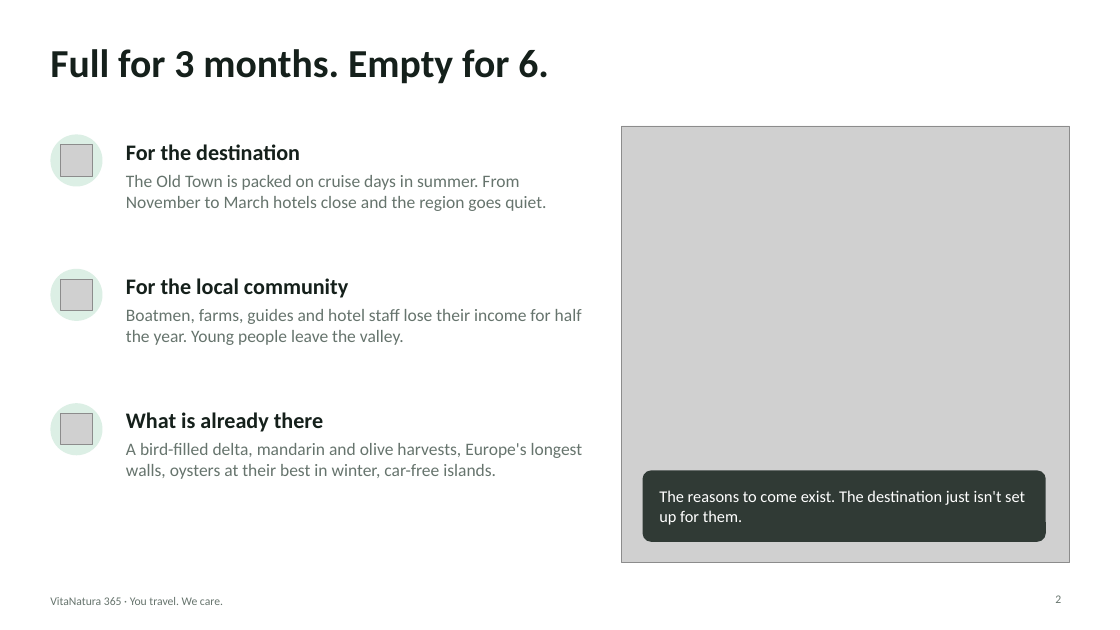
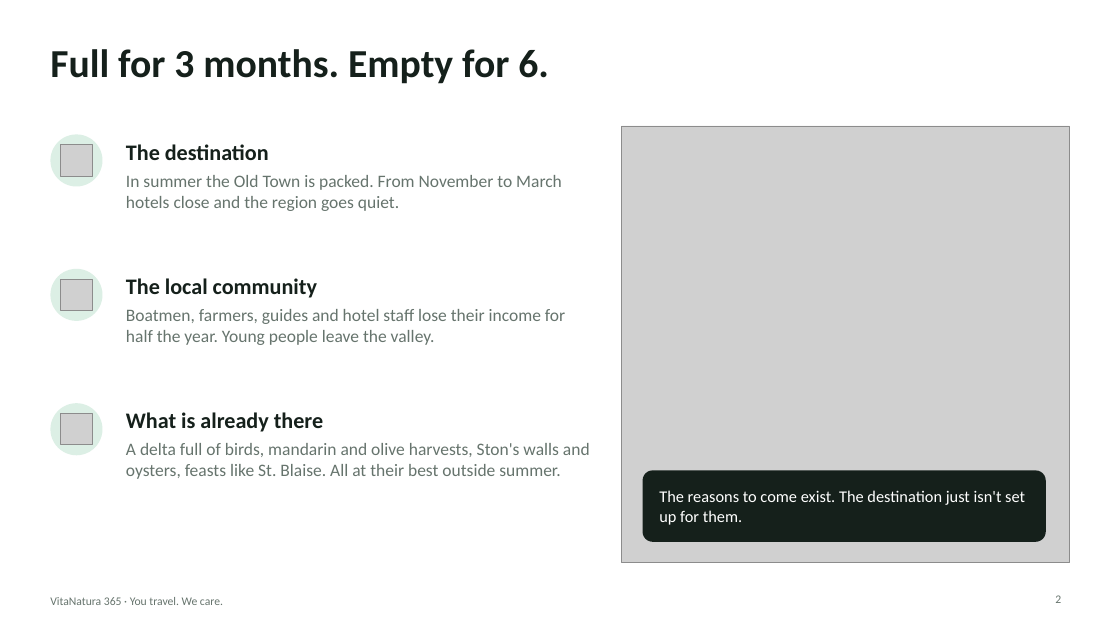
Before and after one commit to dk129213/VitaNatura, a slide deck: slide 2 of presentation/VitaNatura365-pitch.pptx. Drawn at 1120x630 pixels with LibreOffice and Linux fonts; fonts in the diff are those of the drawing; grey boxes stand for pictures. Boxes give left, top, right and bottom in pixels: in the first picture for what was removed or moved away, otherwise in the second. Text is boxed around its words. In the diff, an @@ line names an element or a change of style, - is before the commit and + after.

```diff
--- a/presentation/VitaNatura365-pitch.pptx
+++ b/presentation/VitaNatura365-pitch.pptx
@@ text at (126, 144, 269, 160): text changed @@
-For the destination
+The destination
@@ text at (126, 175, 562, 211): text changed @@
-The Old Town is packed on cruise days in summer. From November to March hotels close and the region goes quiet.
+In summer the Old Town is packed. From November to March hotels close and the region goes quiet.
@@ text at (126, 278, 317, 298): text changed @@
-For the local community
+The local community
@@ text at (126, 309, 565, 345): text changed @@
-Boatmen, farms, guides and hotel staff lose their income for half the year. Young people leave the valley.
+Boatmen, farmers, guides and hotel staff lose their income for half the year. Young people leave the valley.
@@ text at (126, 443, 590, 479): text changed @@
-A bird-filled delta, mandarin and olive harvests, Europe's longest walls, oysters at their best in winter, car-free islands.
+A delta full of birds, mandarin and olive harvests, Ston's walls and oysters, feasts like St. Blaise. All at their best outside summer.
@@ rounded rectangle at (643, 471, 1046, 542): fill #15201B at 85% opacity to #15201B; proportions changed @@
```
Also in this commit, not shown: 2 other slides changed, 9 slides added, 8 slides removed, 5 other files.
